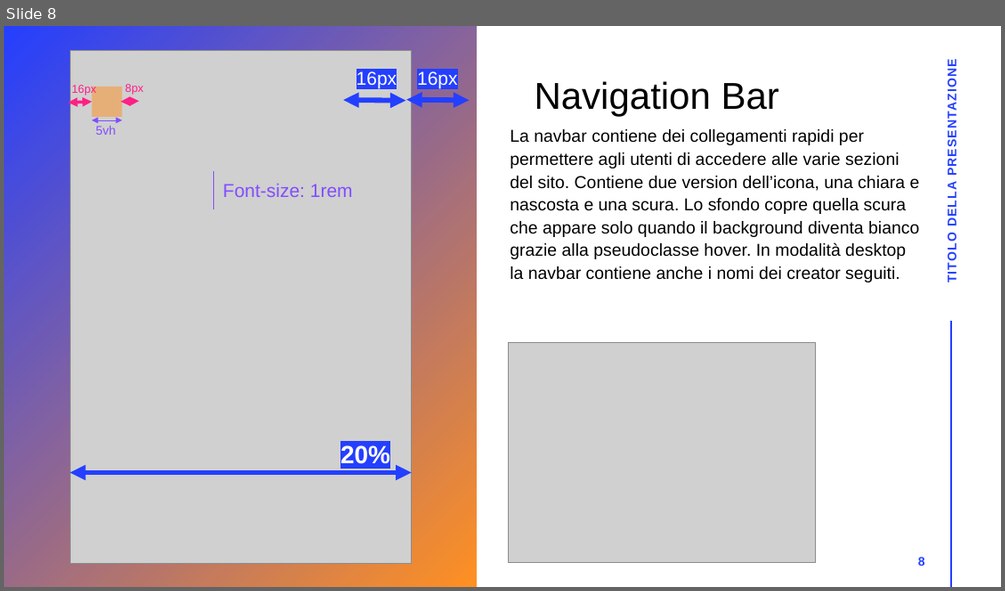
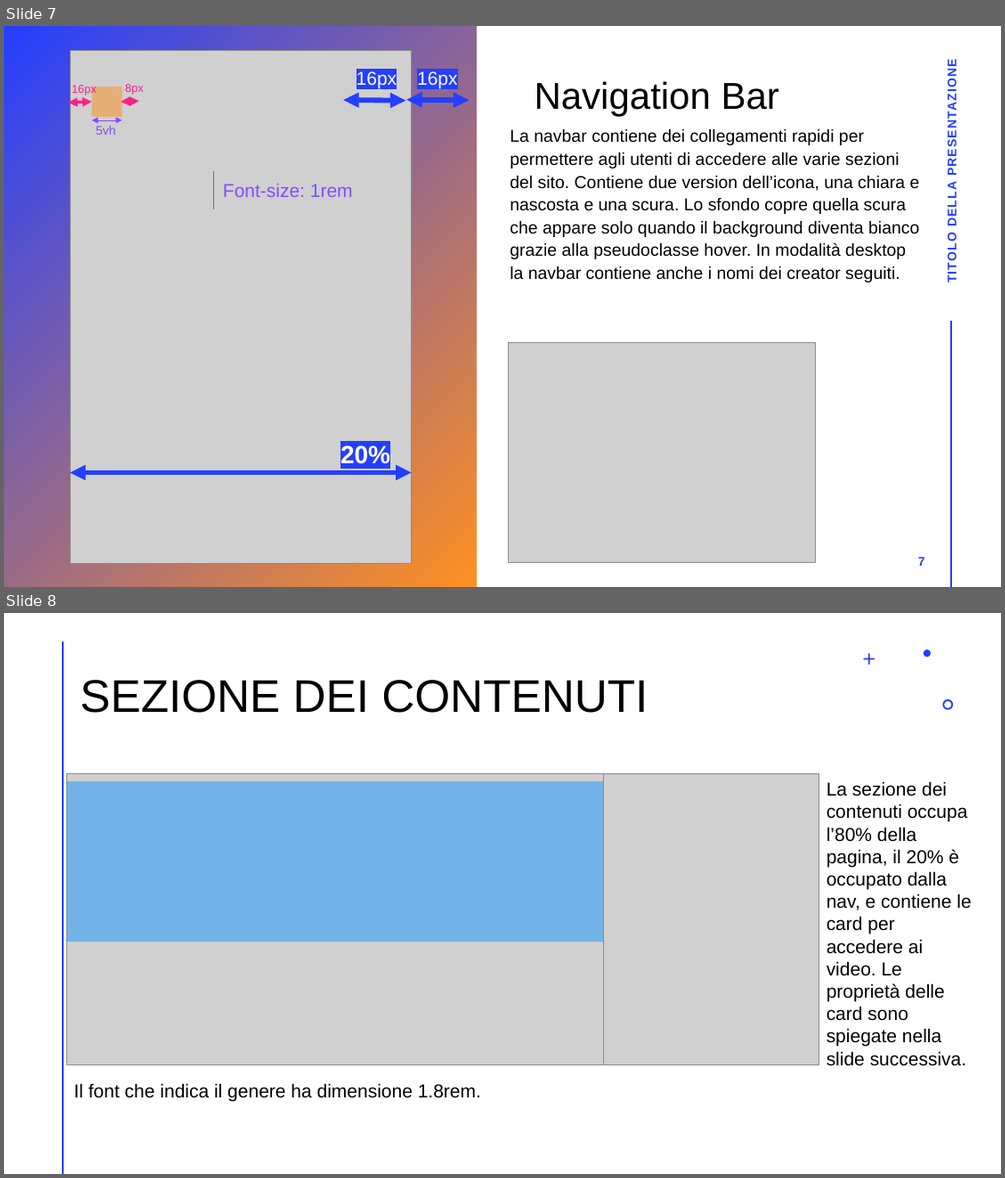
Before and after one commit to Caggegi/mhw1, a slide deck: mhw1.pptx. Shown one above the other, each under a label of ours: slide 8 before the commit, slides 7 and 8 after it. The pictures are 1005x591 and 1005x1178 pixels, drawn with LibreOffice and Linux fonts; fonts in the diff are those of the drawing; grey boxes stand for pictures. Boxes give left, top, right and bottom in pixels: in the first picture for what was removed or moved away, otherwise in the second. Text is boxed around its words. In the diff, an @@ line names an element or a change of style, - is before the commit and + after.

```diff
--- a/mhw1.pptx
+++ b/mhw1.pptx
@@ slide 8 added at [4,613,1001,1174], background #FFFFFF @@
@@ line added from (63, 642) to (63, 1173), #FF9022 2 pt @@
@@ freeform shape added at [863,653,874,665], fill #243FFF @@
@@ freeform shape added at [923,649,930,657], fill #243FFF @@
@@ title added at [80,680,647,713], 44 pt, text #000000 @@
+SEZIONE DEI CONTENUTI
@@ freeform shape added at [942,699,953,709], fill #243FFF @@
@@ picture added at [67,774,604,1065] @@
@@ rectangle added at [67,781,604,941], fill #1A98FF at 50% opacity @@
@@ picture added at [604,774,819,1065] @@
@@ text added at [826,781,971,1066], 18 pt, text #000000 @@
+La sezione dei contenuti occupa l’80% della pagina, il 20% è occupato dalla nav, e contiene le card per accedere ai video. Le proprietà delle card sono spiegate nella slide successiva.
@@ text added at [74,1083,481,1102], 18 pt, text #000000 @@
+Il font che indica il genere ha dimensione 1.8rem.
@@ what was slide 8 is now slide 7 @@
@@ page number at [918,556,925,565]: text changed @@
-8
+7
```
Also in this commit, not shown: 1 slide changed, 1 other slide added.
